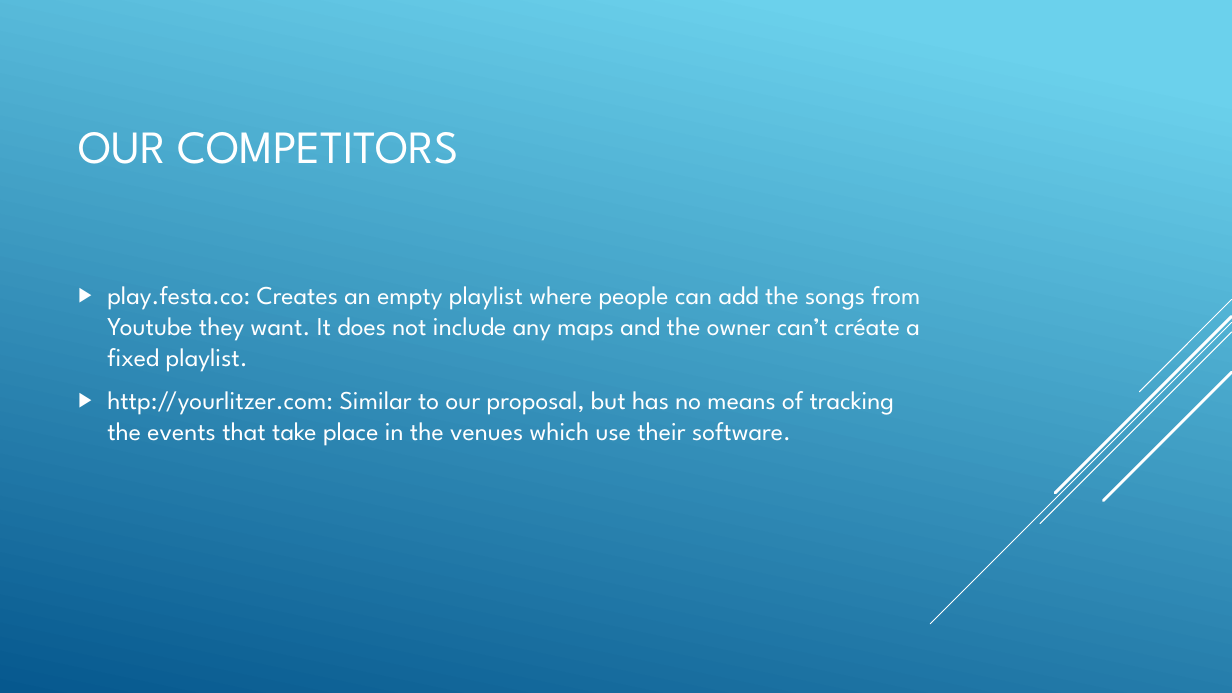
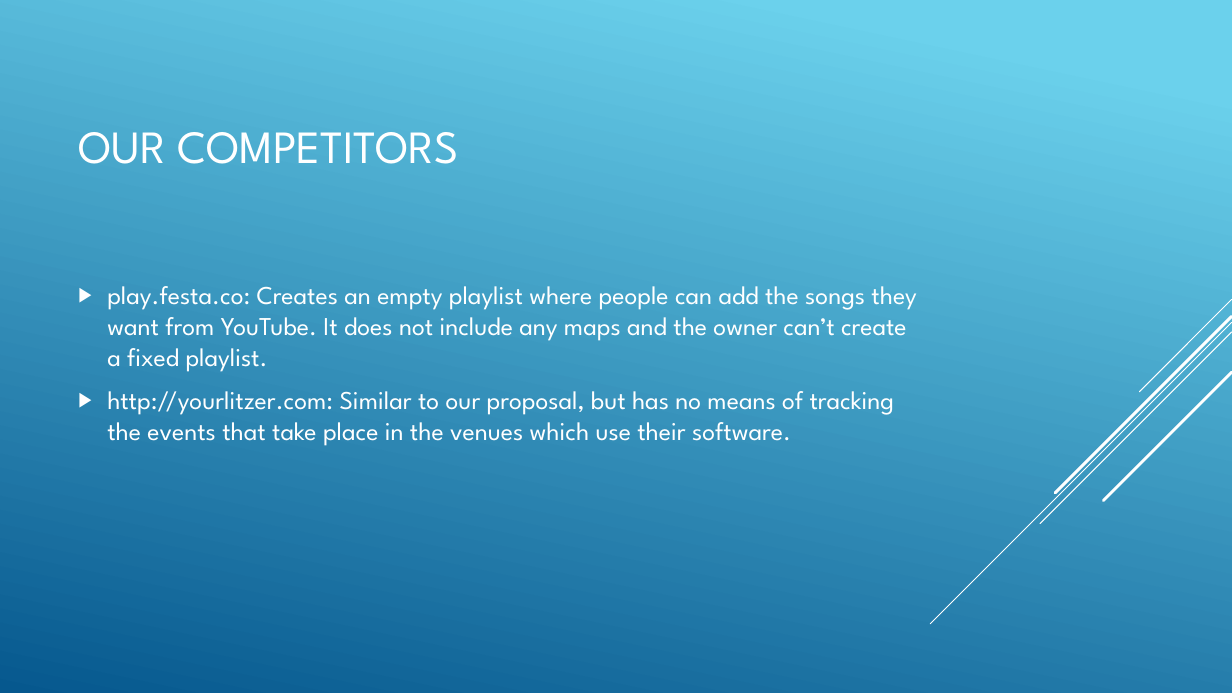
Before and after one commit to pabreblob/capsulefy, a slide deck: slide 10 of Week 1 docs/JUKEVOTE.pptx. Drawn at 1232x693 pixels with LibreOffice and Linux fonts; fonts in the diff are those of the drawing. Boxes give left, top, right and bottom in pixels: in the first picture for what was removed or moved away, otherwise in the second. Text is boxed around its words. In the diff, an @@ line names an element or a change of style, - is before the commit and + after.

Commit message:
Fixed typos

```diff
--- a/Week 1 docs/JUKEVOTE.pptx
+++ b/Week 1 docs/JUKEVOTE.pptx
@@ text at (107,286,916,372): text changed @@
-▶ play.festa.co: Creates an empty playlist where people can add the songs from Youtube they want. It does not include any maps and the owner can’t créate a fixed playlist.
+▶ play.festa.co: Creates an empty playlist where people can add the songs they want from YouTube. It does not include any maps and the owner can’t create a fixed playlist.
```
Also in this commit, not shown: 5 other slides changed.
